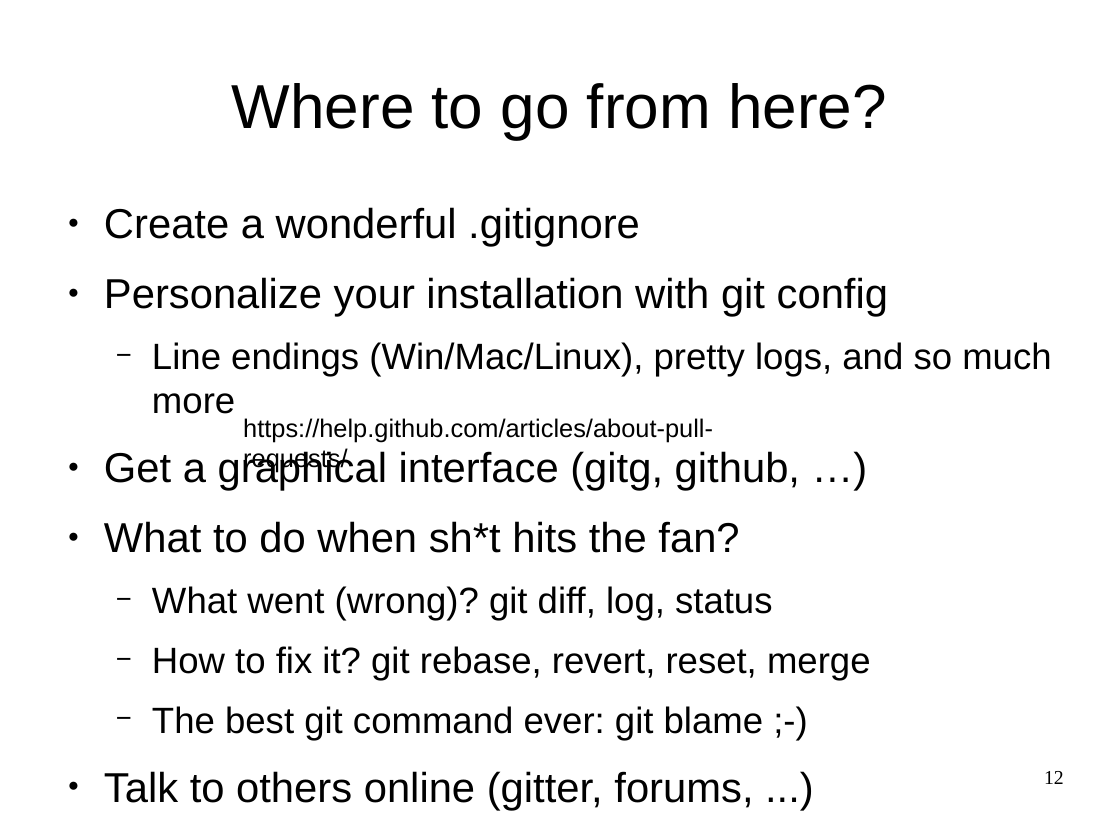
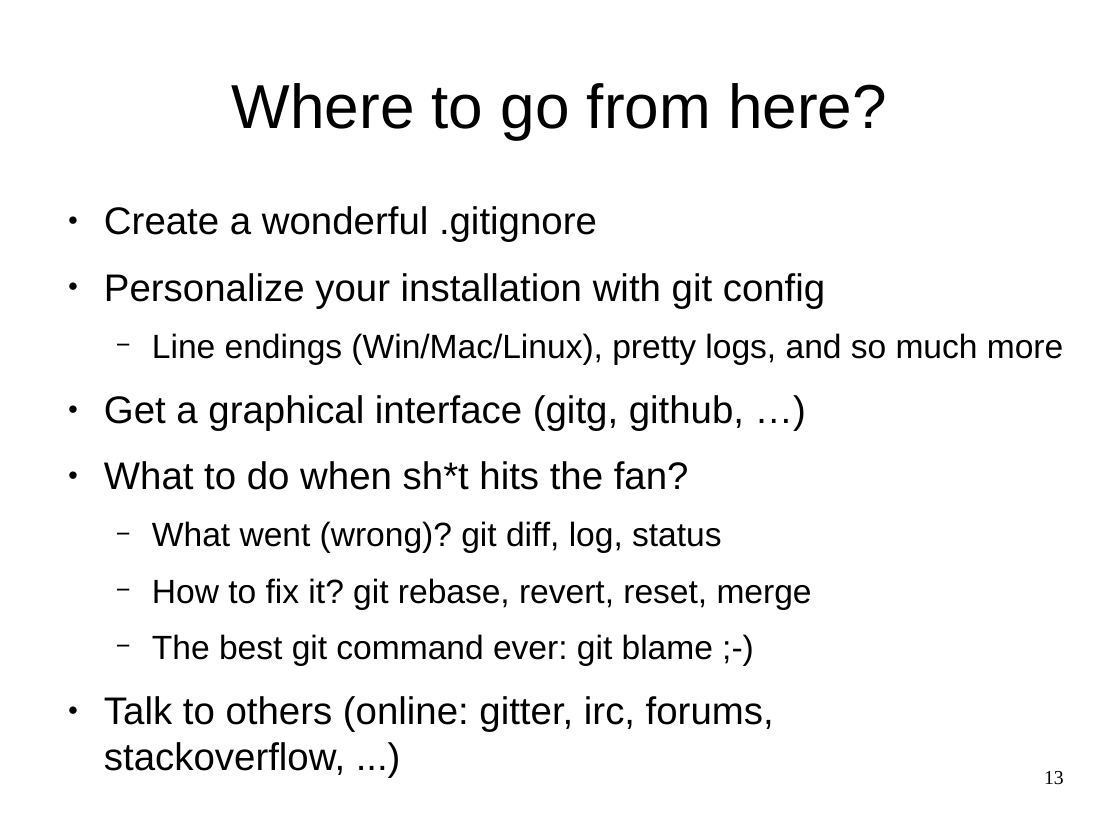
Before and after one commit to FCCVienna/FCCVienna, a slide deck: slide 13 of talks/2017-02-24_git_quick_and_dirty.odp (slide 12 before the commit). Drawn at 1120x840 pixels with LibreOffice and Linux fonts; fonts in the diff are those of the drawing. Boxes give left, top, right and bottom in pixels: in the first picture for what was removed or moved away, otherwise in the second. Text is boxed around its words. In the diff, an @@ line names an element or a change of style, - is before the commit and + after.

Commit message:
Talks: correct some errors in talk about git
Fixed some minor spelling errors throughout the talk,
and added a picture to the section "what is git".

```diff
--- a/talks/2017-02-24_git_quick_and_dirty.odp
+++ b/talks/2017-02-24_git_quick_and_dirty.odp
@@ text at (104, 206, 1063, 665): size 29.6 to 27.2 pt in "Create a wonderful .gitignore", "Personalize your installation with git config", "Get a graphical interface (gitg, github, …)", "What to do when sh*t hits the ..."; size 25.9 to 23.8 pt in "Line endings (Win/Mac/Linux), pretty logs, and so ...", "What went (wrong)? git diff, log, status", "How to fix it? git rebase, revert, ...", "The best git command ever: git blame ..." @@
@@ text removed at (243, 418, 713, 473) @@
-https://help.github.com/articles/about-pull-requests/
@@ text at (104, 696, 774, 775): text changed; size 29.6 to 27.2 pt @@
-● Talk to others online (gitter, forums, ...)
+● Talk to others (online: gitter, irc, forums, stackoverflow, ...)
@@ page number at (1044, 771, 1064, 785): text changed @@
-12
+13
```
Also in this commit, not shown: 3 other slides changed, 1 slide added.
